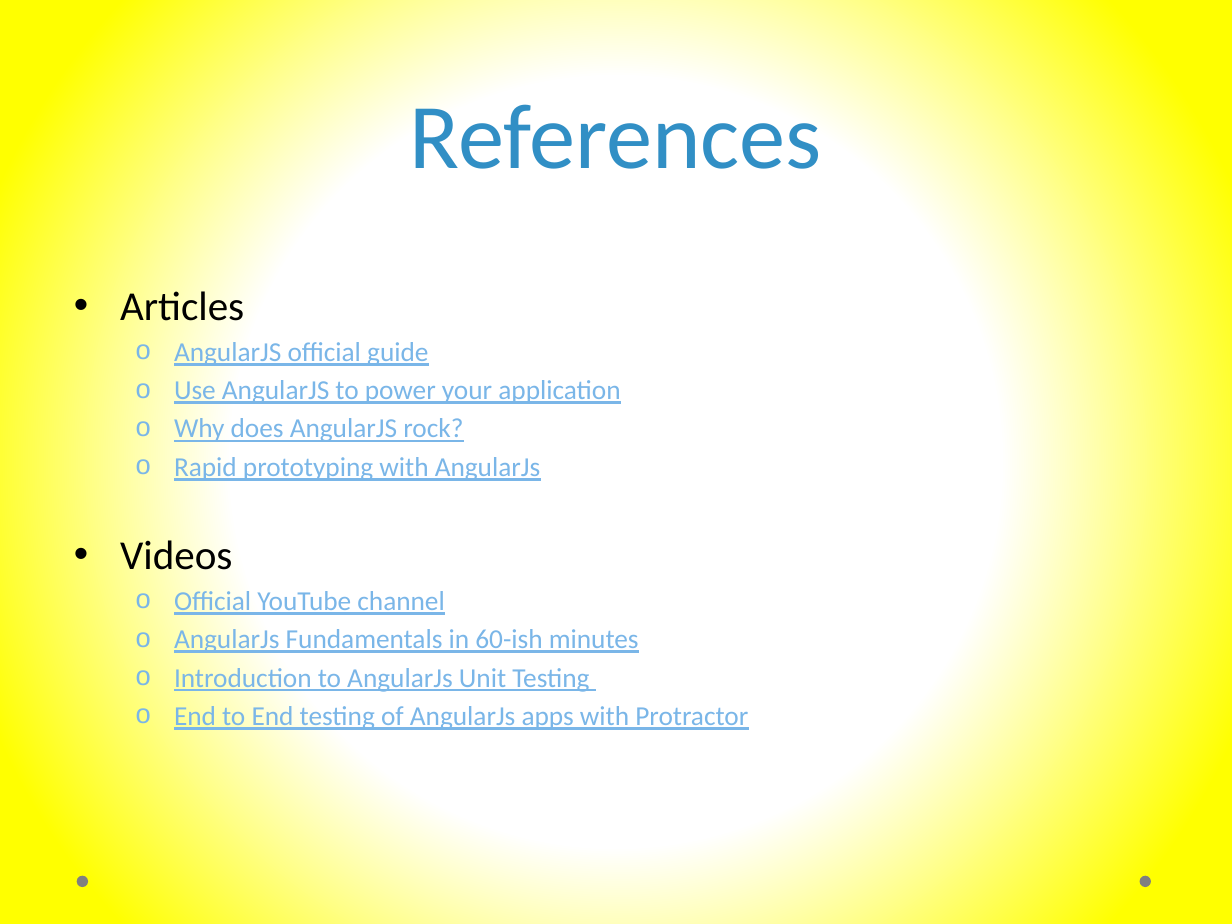
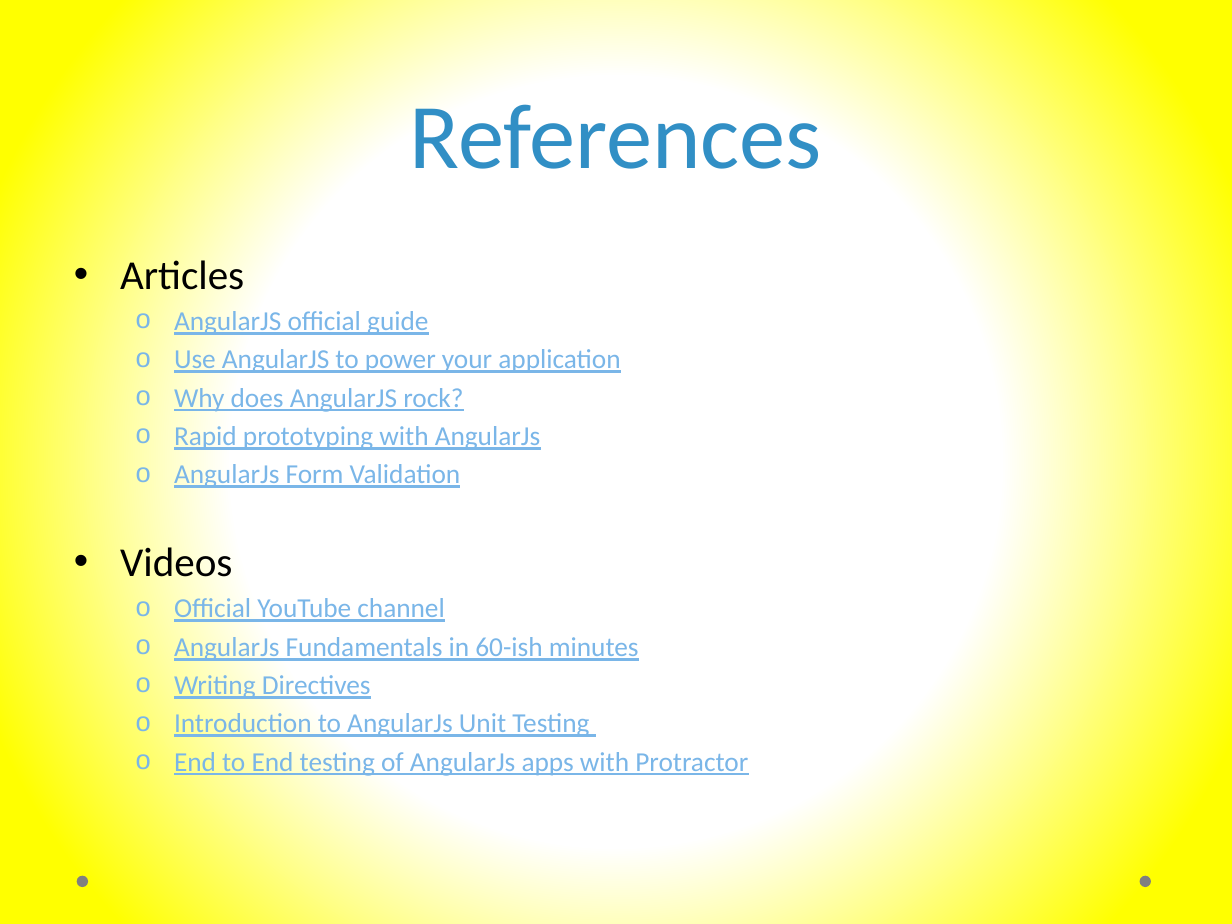
Before and after one commit to murtazahaveliwala/technext-angularjs-demo, a slide deck: slide 26 of Introduction to AngularJs.pptx (slide 25 before the commit). Drawn at 1232x924 pixels with LibreOffice and Linux fonts; fonts in the diff are those of the drawing. Boxes give left, top, right and bottom in pixels: in the first picture for what was removed or moved away, otherwise in the second. Text is boxed around its words. In the diff, an @@ line names an element or a change of style, - is before the commit and + after.

Commit message:
Added slide for form validation

```diff
--- a/Introduction to AngularJs.pptx
+++ b/Introduction to AngularJs.pptx
@@ text "Articles": place and size @@
-text "Articles" at (120,286,748,730)
+text "Articles" at (120,255,748,776)
@@ text at (174,464,461,488): paragraph added @@
+  o AngularJs Form Validation
@@ text at (174,674,371,701): paragraph added @@
+  o Writing Directives
```
Also in this commit, not shown: 4 other slides changed, 1 slide added.
